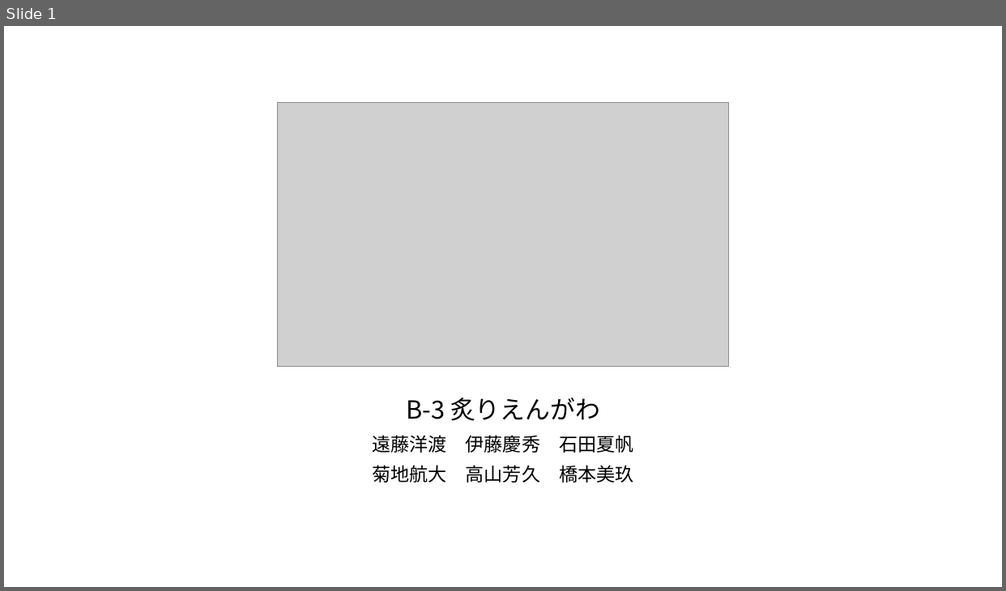
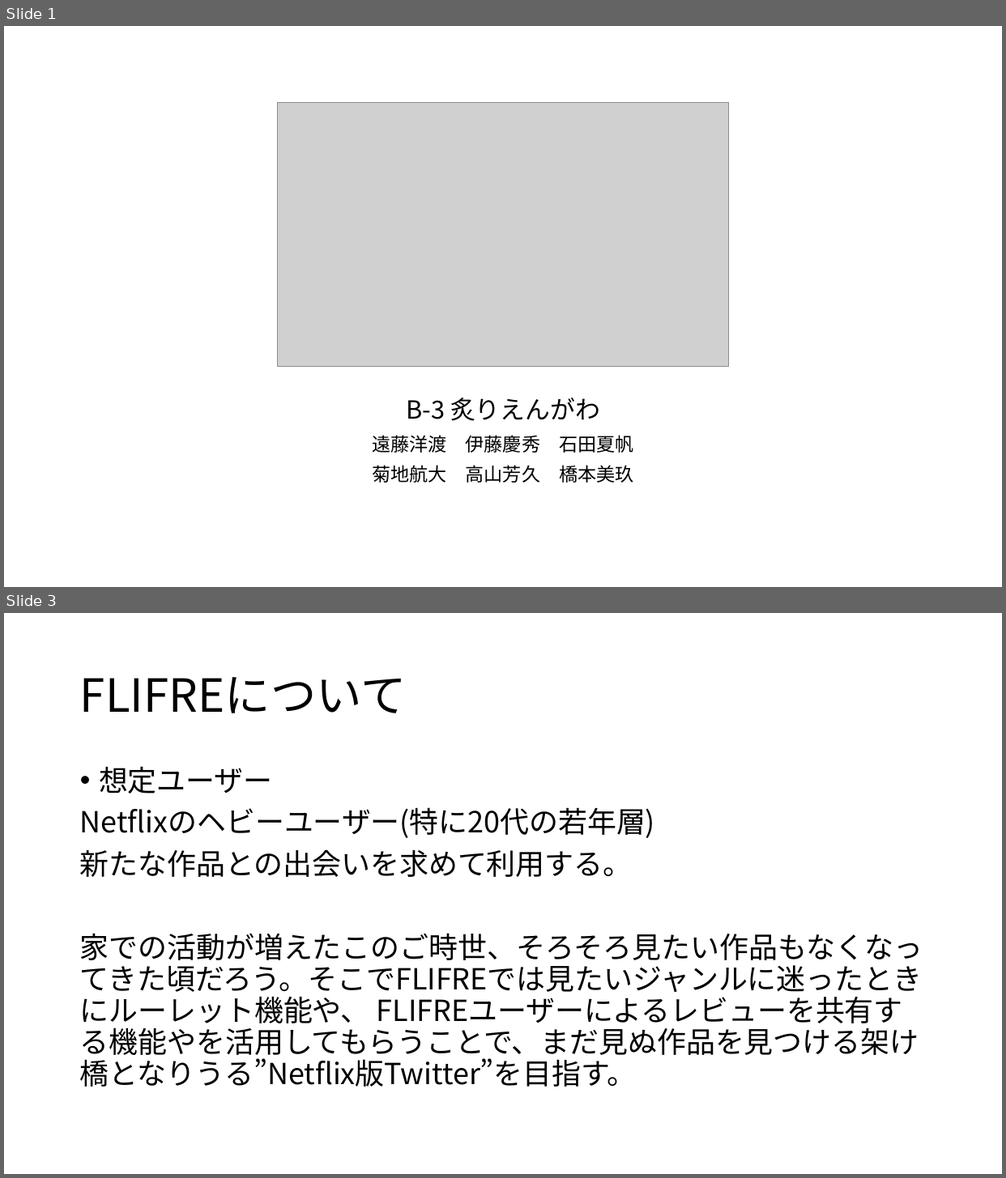
Before and after one commit to dojo2022/B-3, a slide deck: doc/B3炙りえんがわ_成果発表会資料.pptx. Shown one above the other, each under a label of ours: slide 1 before the commit, slides 1 and 3 after it; the slides between them are not shown. The pictures are 1006x591 and 1006x1178 pixels, drawn with LibreOffice and Linux fonts; fonts in the diff are those of the drawing; grey boxes stand for pictures. Boxes give left, top, right and bottom in pixels: in the first picture for what was removed or moved away, otherwise in the second. Text is boxed around its words. In the diff, an @@ line names an element or a change of style, - is before the commit and + after.

```diff
--- a/doc/B3炙りえんがわ_成果発表会資料.pptx
+++ b/doc/B3炙りえんがわ_成果発表会資料.pptx
@@ slide 3 added at <box>4,613,1002,1174</box>, background #FFFFFF @@
@@ title added at <box>80,677,407,713</box>, 44 pt, text #000000 @@
+FLIFREについて
@@ text added at <box>80,766,923,1087</box>, 28 pt, text #000000 @@
+• 想定ユーザー
+Netflixのヘビーユーザー(特に20代の若年層)
+新たな作品との出会いを求めて利用する。
+家での活動が増えたこのご時世、そろそろ見たい作品もなくなってきた頃だろう。そこでFLIFREでは見たいジャンルに迷ったときにルーレット機能や、 FLIFREユーザーによるレビューを共有する機能やを活用してもらうことで、まだ見ぬ作品を見つける架け橋となりうる”Netflix版Twitter”を目指す。
```
Also in this commit, not shown: 3 slides changed, 3 other slides added, 1 slide removed.
